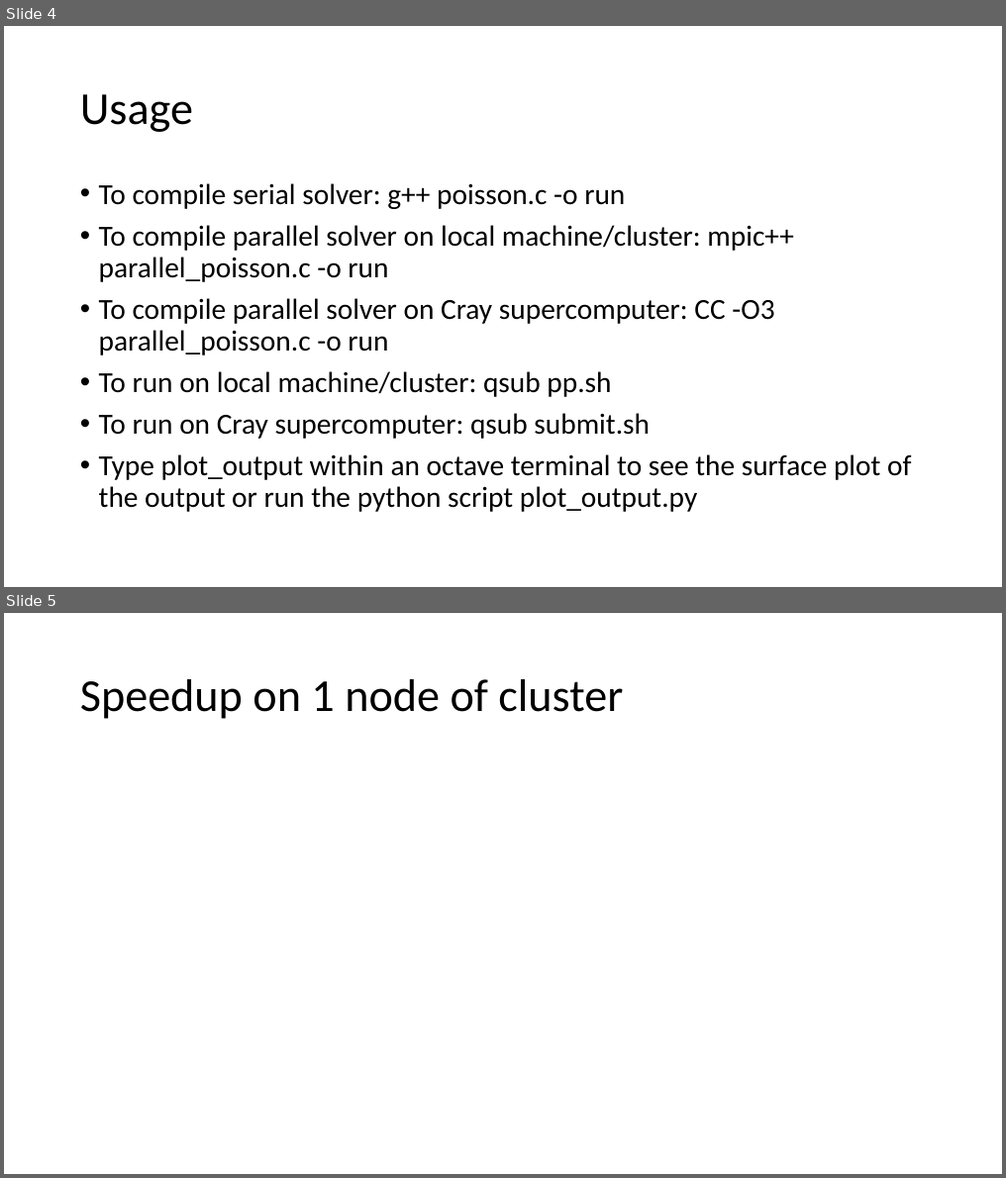
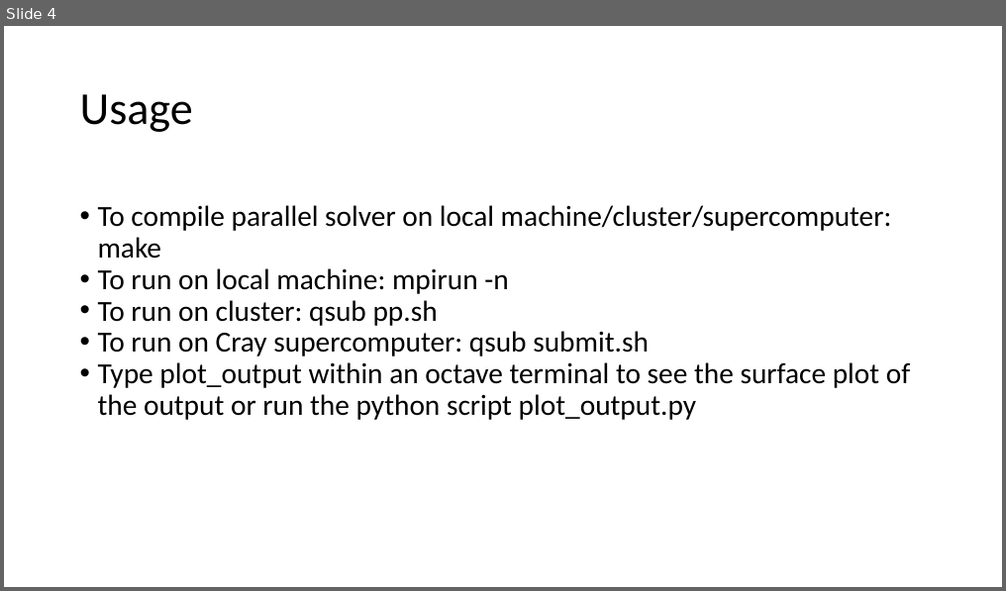
Before and after one commit to suhasjains/My-parallel-poisson, a slide deck: report.pptx. Shown one above the other, each under a label of ours: slides 4 and 5 before the commit, slide 4 after it. The pictures are 1006x1178 and 1006x591 pixels, drawn with LibreOffice and Linux fonts; fonts in the diff are those of the drawing. Boxes give left, top, right and bottom in pixels: in the first picture for what was removed or moved away, otherwise in the second. Text is boxed around its words. In the diff, an @@ line names an element or a change of style, - is before the commit and + after.

Commit message:
parallel conjugate gradient is working fine

```diff
--- a/report.pptx
+++ b/report.pptx
@@ slide 5 removed at (4,613,1002,1174), background #FFFFFF @@
@@ title removed at (80,679,623,719) @@
-Speedup on 1 node of cluster
@@ slide 4 changed as well @@
@@ text at (98,205,892,326): text changed @@
-• To compile serial solver: g++ poisson.c -o run
-• To compile parallel solver on local machine/cluster: mpic++ parallel_poisson.c -o run
-• To compile parallel solver on Cray supercomputer: CC -O3 parallel_poisson.c -o run
-• To run on local machine/cluster: qsub pp.sh
+• To compile parallel solver on local machine/cluster/supercomputer: make
+• To run on local machine: mpirun -n
+• To run on cluster: qsub pp.sh
@@ text at (98,331,910,420): indent changed; less space between paragraphs @@
```
Also in this commit, not shown: 4 other slides changed, 3 other files.
